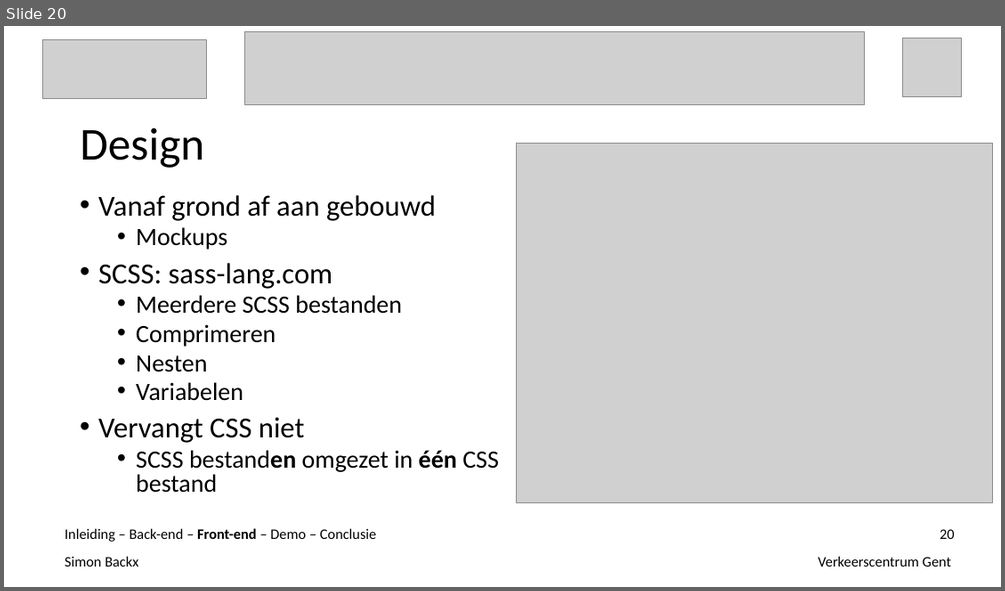
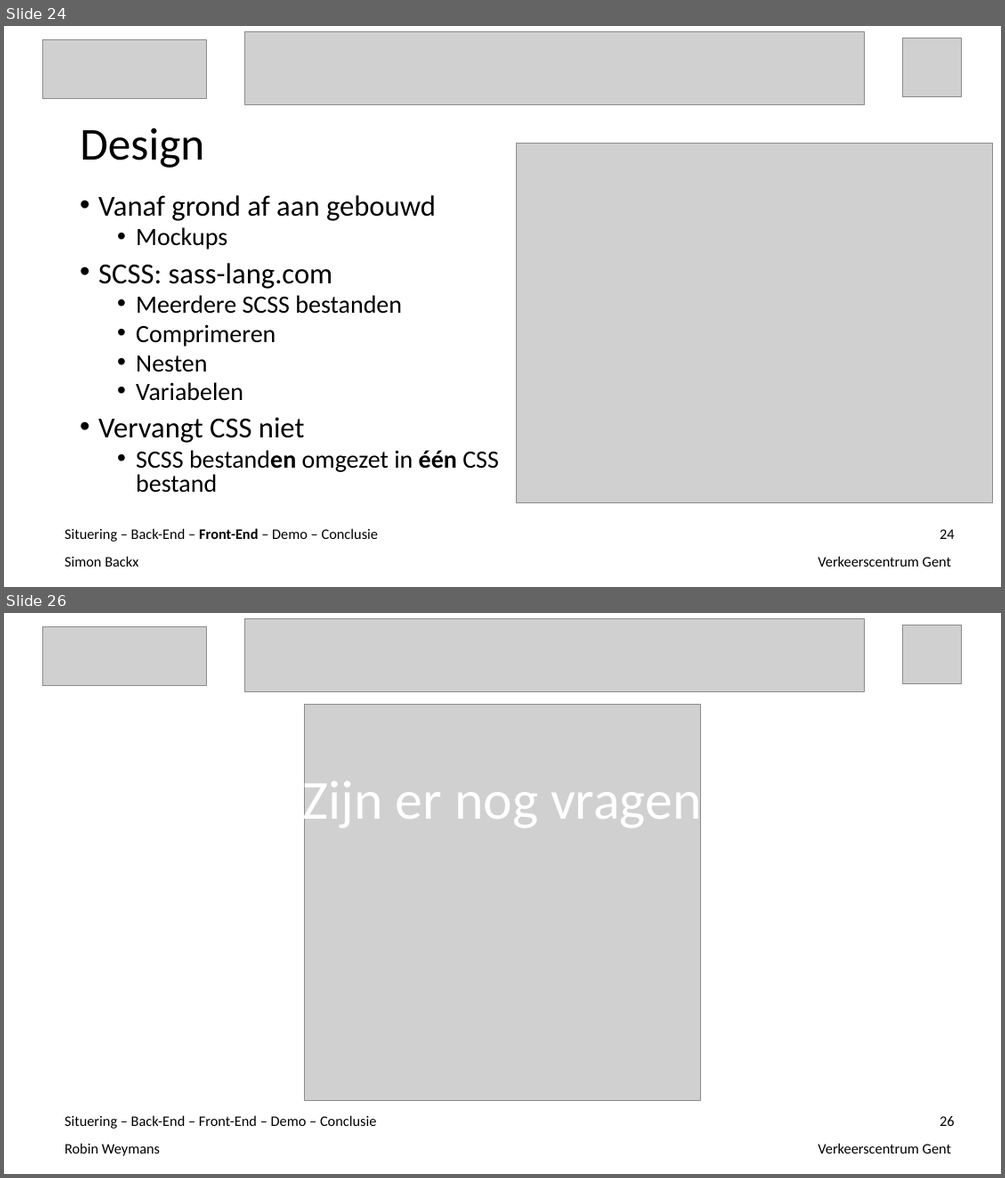
Before and after one commit to ghentlivinglab/Traffic-Travel-Time-Analyzer-1, a slide deck: Einddocumentatie/Presentatie.ppt. Shown one above the other, each under a label of ours: slide 20 before the commit, slides 24 and 26 after it; the slides between them are not shown. The pictures are 1005x591 and 1005x1178 pixels, drawn with LibreOffice and Linux fonts; fonts in the diff are those of the drawing; grey boxes stand for pictures. Boxes give left, top, right and bottom in pixels: in the first picture for what was removed or moved away, otherwise in the second. Text is boxed around its words. In the diff, an @@ line names an element or a change of style, - is before the commit and + after.

```diff
--- a/Einddocumentatie/Presentatie.ppt
+++ b/Einddocumentatie/Presentatie.ppt
@@ slide 26 added at [4, 613, 1001, 1174], background #FFFFFF @@
@@ picture added at [43, 627, 206, 686] @@
@@ picture added at [245, 618, 864, 691] @@
@@ picture added at [902, 625, 962, 684] @@
@@ picture added at [305, 704, 700, 1100] @@
@@ text added at [302, 773, 702, 832], 53 pt, text #FFFFFF @@
+Zijn er nog vragen
@@ text added at [65, 1115, 376, 1128], 14 pt, text #000000 @@
+Situering – Back-End – Front-End – Demo – Conclusie
@@ page number added at [939, 1116, 955, 1126], 14 pt, text #000000 @@
+26
@@ text added at [65, 1143, 160, 1156], 14 pt, text #000000 @@
+Robin Weymans
@@ text added at [817, 1143, 951, 1153], 14 pt, text #000000 @@
+Verkeerscentrum Gent
@@ what was slide 20 is now slide 24 @@
@@ slide 24 changed as well @@
@@ text at [65, 528, 378, 541]: text changed @@
-Inleiding – Back-end – Front-end – Demo – Conclusie
+Situering – Back-End – Front-End – Demo – Conclusie
@@ page number at [939, 529, 955, 539]: text changed @@
-20
+24
```
Also in this commit, not shown: 20 other slides changed, 5 other slides added, 1 slide removed, 1 other file.
